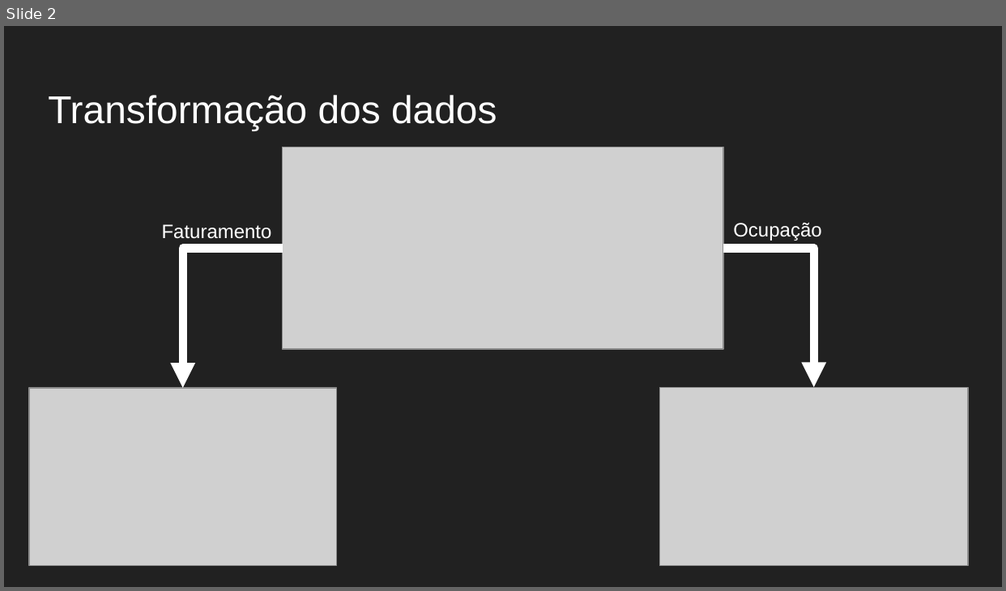
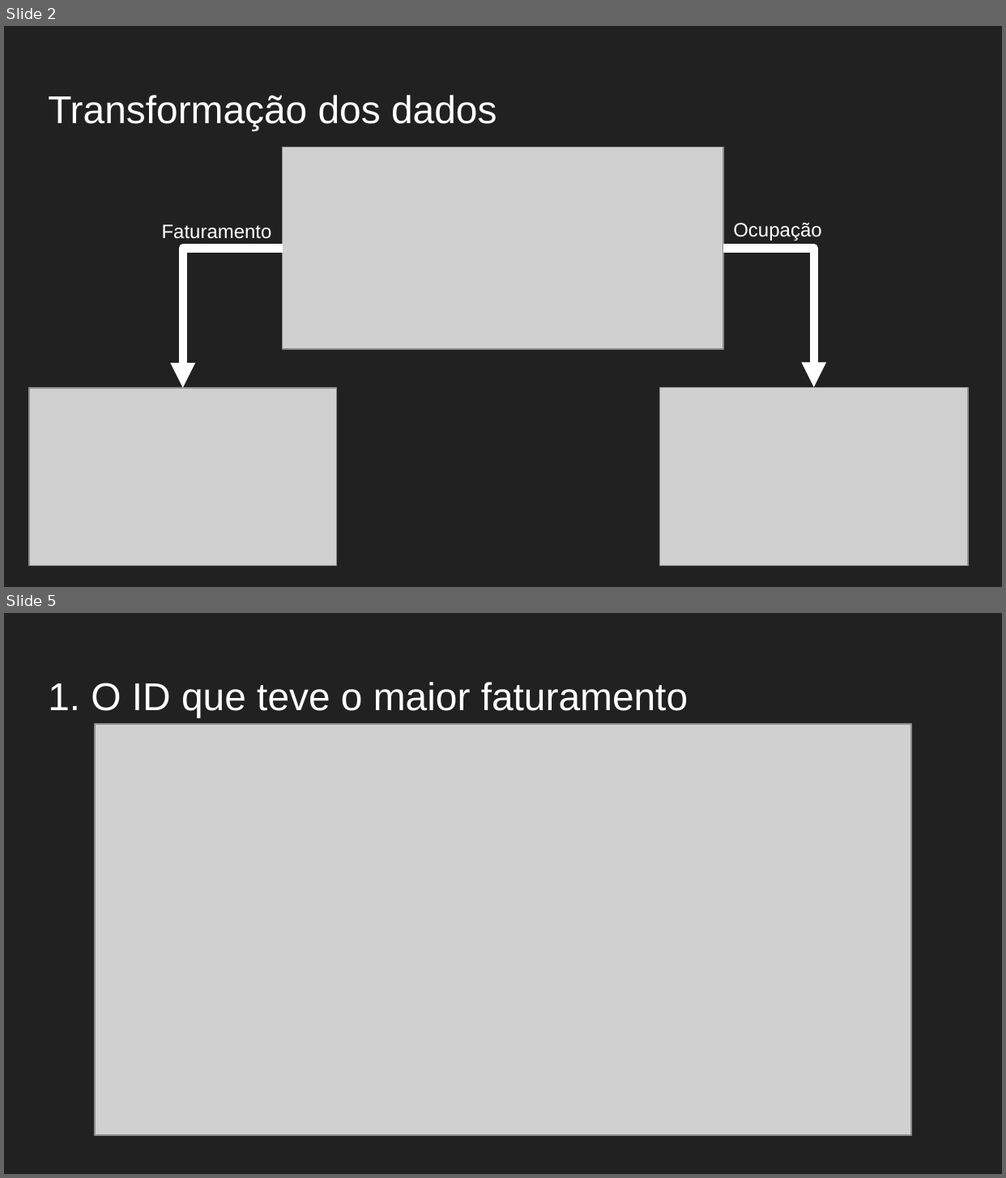
Before and after one commit to arturjacques/DataScience, a slide deck: Apresentação.pptx. Shown one above the other, each under a label of ours: slide 2 before the commit, slides 2 and 5 after it; the slides between them are not shown. The pictures are 1006x591 and 1006x1178 pixels, drawn with LibreOffice and Linux fonts; fonts in the diff are those of the drawing; grey boxes stand for pictures. Boxes give left, top, right and bottom in pixels: in the first picture for what was removed or moved away, otherwise in the second. Text is boxed around its words. In the diff, an @@ line names an element or a change of style, - is before the commit and + after.

```diff
--- a/Apresentação.pptx
+++ b/Apresentação.pptx
@@ slide 5 added at [4,613,1002,1174], background #212121 @@
@@ title added at [48,682,688,717], 28 pt, text #FFFFFF @@
+1. O ID que teve o maior faturamento
@@ picture added at [95,724,911,1135] @@
```
Also in this commit, not shown: 11 other slides added, 1 slide removed, 5 other files.
